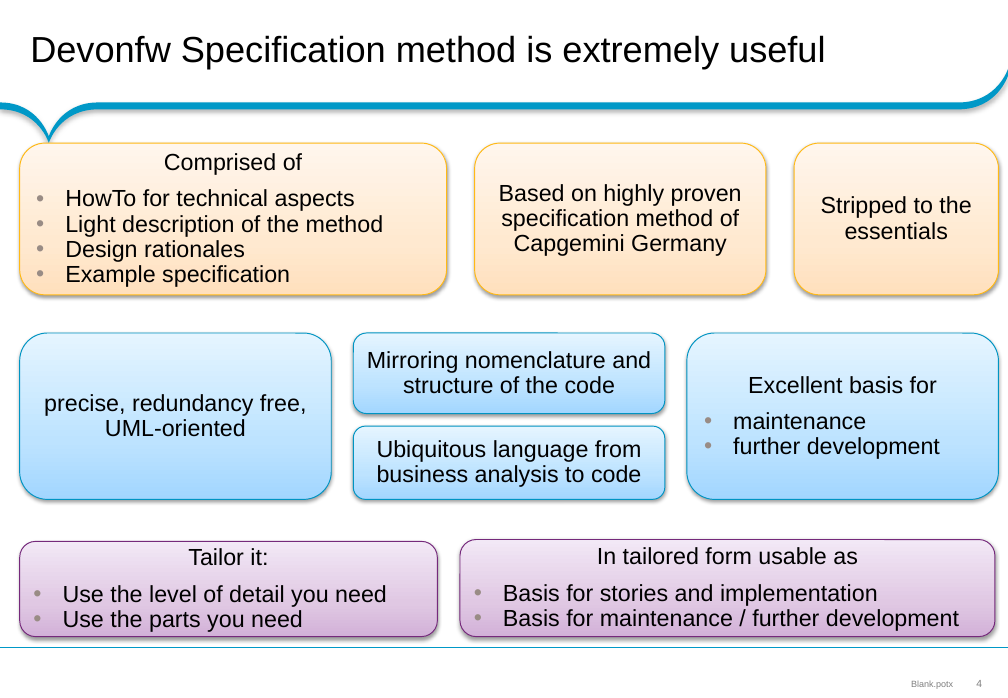
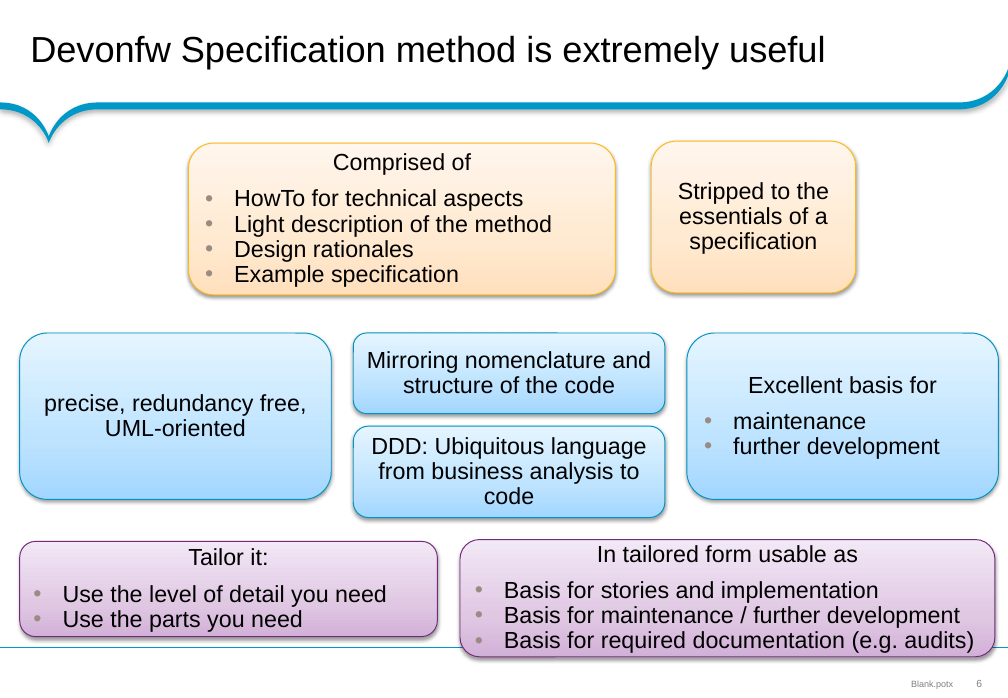
Before and after one commit to devonfw/accelerated-solution-design, a slide deck: slide 6 of functional_specification/MyThaiStar/concepts/rationale/20170928_Overview_MyThaiStar_Specification.pptx (slide 4 before the commit). Drawn at 1008x698 pixels with LibreOffice and Linux fonts; fonts in the diff are those of the drawing; background and template pictures are left out. Boxes give left, top, right and bottom in pixels: in the first picture for what was removed or moved away, otherwise in the second. Text is boxed around its words. In the diff, an @@ line names an element or a change of style, - is before the commit and + after.

```diff
--- a/functional_specification/MyThaiStar/concepts/rationale/20170928_Overview_MyThaiStar_Specification.pptx
+++ b/functional_specification/MyThaiStar/concepts/rationale/20170928_Overview_MyThaiStar_Specification.pptx
@@ rounded rectangle "Comprised of": place and size @@
-rounded rectangle "Comprised of" at bbox=[20, 143, 447, 295]
+rounded rectangle "Comprised of" at bbox=[189, 143, 616, 295]
@@ rounded rectangle removed at bbox=[475, 143, 766, 295] @@
-Based on highly proven
-specification method of Capgemini Germany
@@ rounded rectangle "Stripped to the essentials of ...": place and size @@
-rounded rectangle "Stripped to the essentials of ..." at bbox=[794, 143, 999, 295]
+rounded rectangle "Stripped to the essentials of ..." at bbox=[652, 141, 856, 293]
@@ text in rounded rectangle at bbox=[678, 182, 829, 254]: text changed @@
-Stripped to the essentials
+Stripped to the essentials of a specification
@@ rounded rectangle "DDD: Ubiquitous language from business ...": place and size @@
-rounded rectangle "DDD: Ubiquitous language from business ..." at bbox=[354, 426, 665, 500]
+rounded rectangle "DDD: Ubiquitous language from business ..." at bbox=[354, 426, 665, 517]
@@ text in rounded rectangle at bbox=[371, 437, 647, 505]: text changed @@
-Ubiquitous language from business analysis to code
+DDD: Ubiquitous language from business analysis to code
@@ rounded rectangle "In tailored form usable as": place and size @@
-rounded rectangle "In tailored form usable as" at bbox=[460, 540, 995, 637]
+rounded rectangle "In tailored form usable as" at bbox=[460, 540, 995, 657]
@@ text in rounded rectangle at bbox=[504, 631, 974, 653]: paragraph added @@
+• Basis for required documentation (e.g. audits)
@@ page number at bbox=[976, 680, 982, 687]: text changed @@
-4
+6
```
Also in this commit, not shown: 3 other slides changed, 3 slides added.
